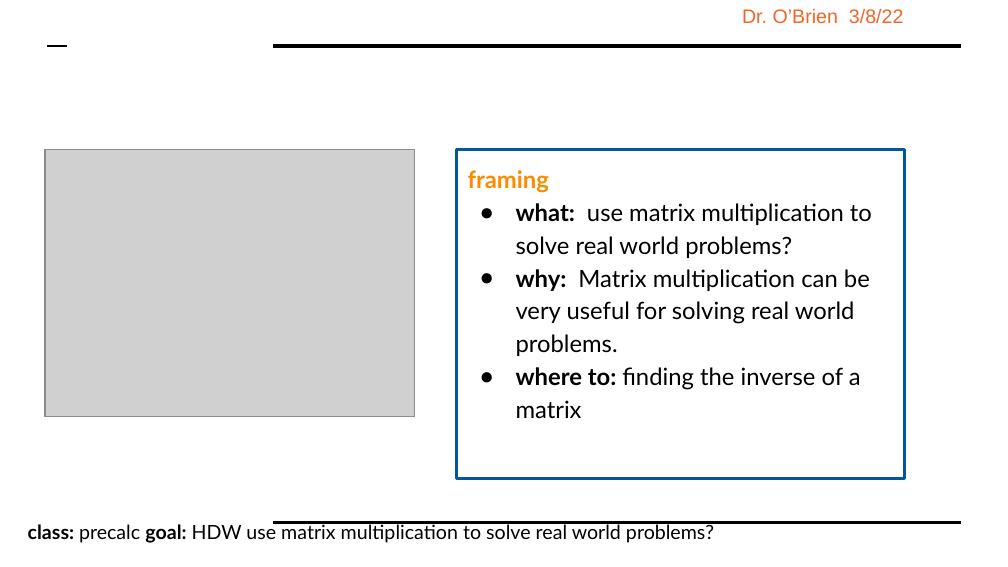
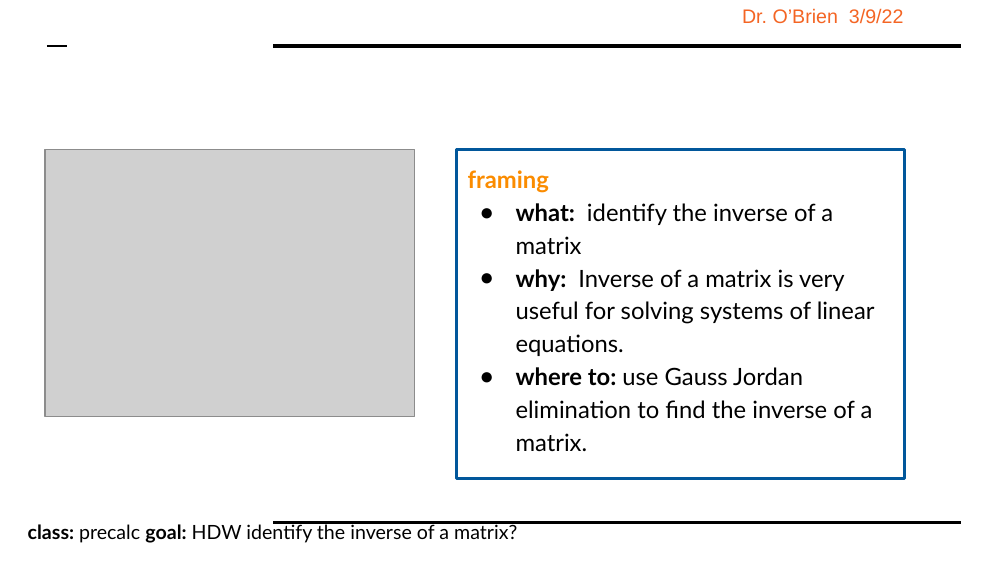
Before and after one commit to cobrien87/work, a slide deck: slide 3 of print/precal2_5_07.pptx. Drawn at 1008x567 pixels with LibreOffice and Linux fonts; fonts in the diff are those of the drawing; grey boxes stand for pictures; background and template pictures are left out. Boxes give left, top, right and bottom in pixels: in the first picture for what was removed or moved away, otherwise in the second. Text is boxed around its words. In the diff, an @@ line names an element or a change of style, - is before the commit and + after.

```diff
--- a/print/precal2_5_07.pptx
+++ b/print/precal2_5_07.pptx
@@ text at [742, 8, 903, 24]: text changed @@
-Dr. O’Brien 3/8/22
+Dr. O’Brien 3/9/22
@@ text at [516, 203, 875, 451]: text changed @@
-● what: use matrix multiplication to solve real world problems?
-● why: Matrix multiplication can be very useful for solving real world problems.
-● where to: finding the inverse of a matrix
+● what: identify the inverse of a matrix
+● why: Inverse of a matrix is very useful for solving systems of linear equations.
+● where to: use Gauss Jordan elimination to find the inverse of a matrix.
@@ text at [28, 523, 517, 543]: text changed @@
-class: precalc goal: HDW use matrix multiplication to solve real world problems?
+class: precalc goal: HDW identify the inverse of a matrix?
```
Also in this commit, not shown: 7 other slides changed, 6 other files.
